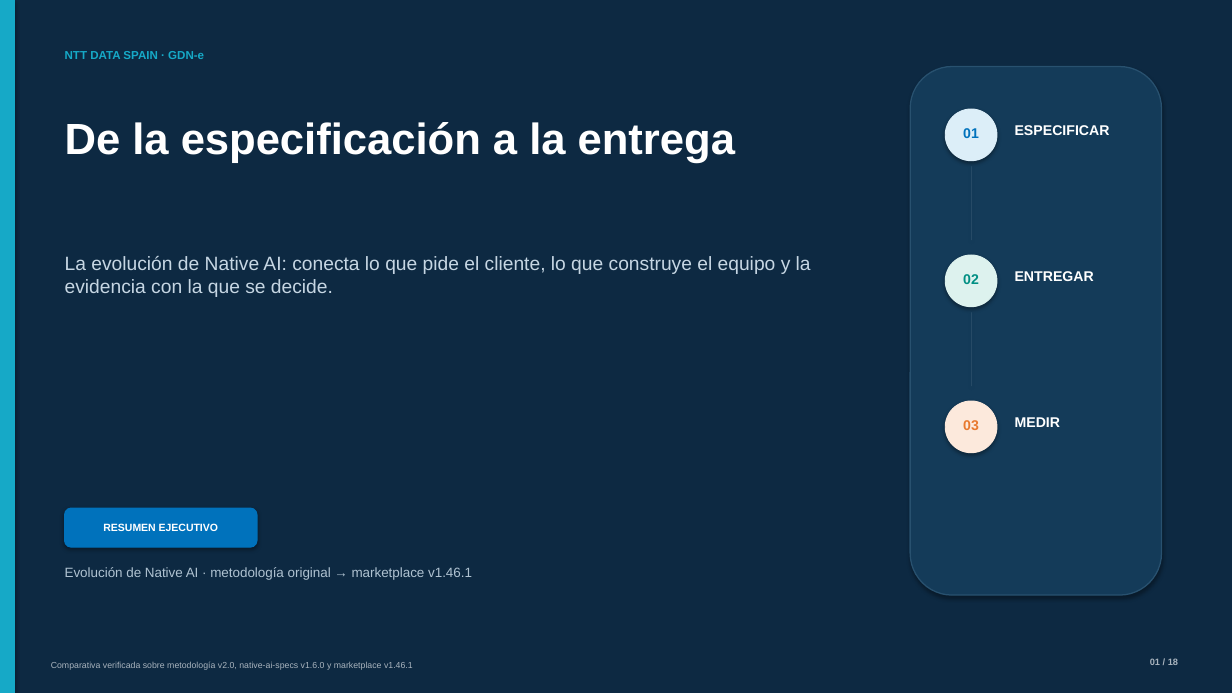
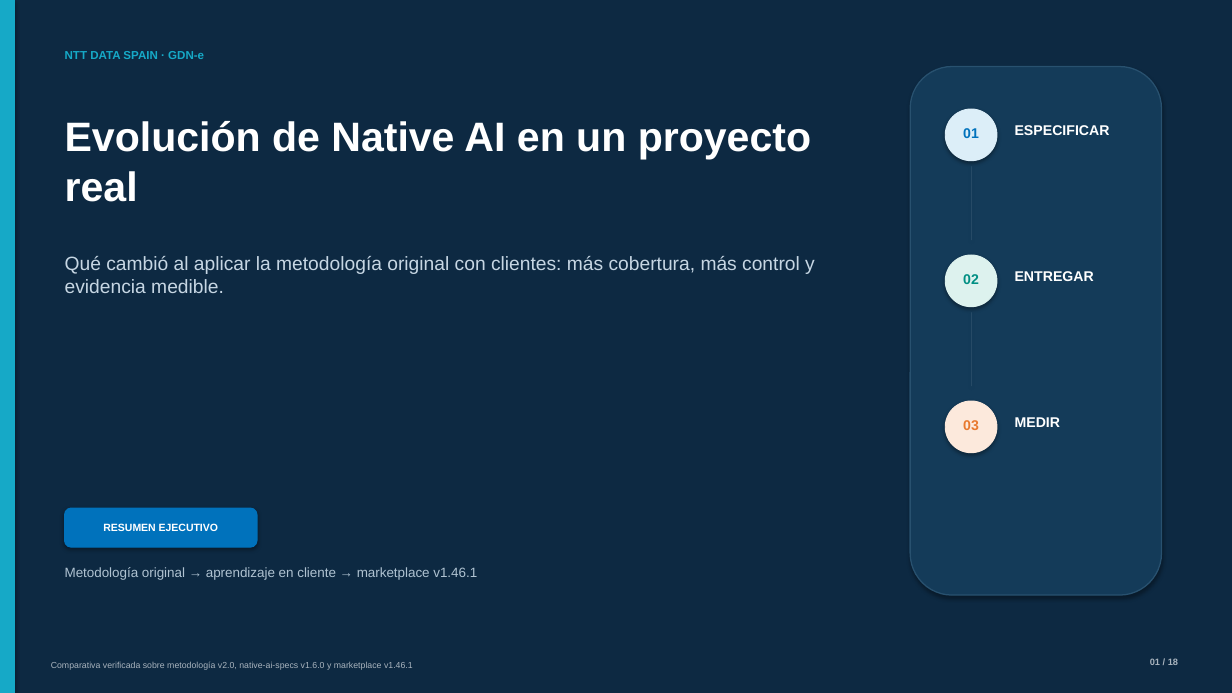
Before and after one commit to grananda/aidd-marketplace, a slide deck: slide 1 of docs/presentaciones/evolucion-native-ai/evolucion-native-ai-v2.pptx. Drawn at 1232x693 pixels with LibreOffice and Linux fonts; fonts in the diff are those of the drawing. Boxes give left, top, right and bottom in pixels: in the first picture for what was removed or moved away, otherwise in the second. Text is boxed around its words. In the diff, an @@ line names an element or a change of style, - is before the commit and + after.

Commit message:
docs: orienta la portada al caso de uso real

```diff
--- a/docs/presentaciones/evolucion-native-ai/evolucion-native-ai-v2.pptx
+++ b/docs/presentaciones/evolucion-native-ai/evolucion-native-ai-v2.pptx
@@ text at [65, 121, 811, 202]: text changed; size 34 to 32 pt @@
-De la especificación a la entrega
+Evolución de Native AI en un proyecto real
@@ text at [65, 256, 815, 293]: text changed @@
-La evolución de Native AI: conecta lo que pide el cliente, lo que construye el equipo y la evidencia con la que se decide.
+Qué cambió al aplicar la metodología original con clientes: más cobertura, más control y evidencia medible.
@@ text at [65, 567, 477, 580]: text changed @@
-Evolución de Native AI · metodología original → marketplace v1.46.1
+Metodología original → aprendizaje en cliente → marketplace v1.46.1
```
Also in this commit, not shown: 3 other files.
